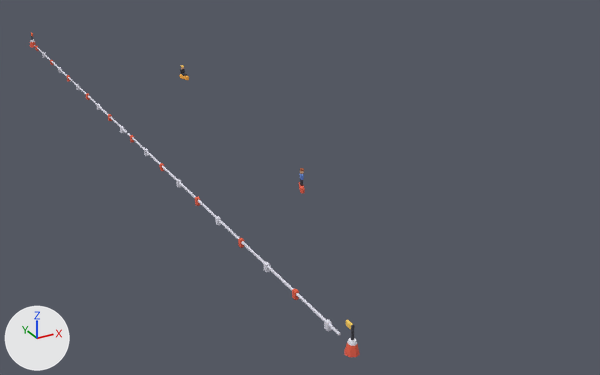
Before and after pictures for a commit that changed the glTF model public/assets/toycar/set-buoy-line.glb.
Rendered twice from a 50 mm lens placed at (-8.1, -27.4, 10.3), pointed at (5.5, -2.8, -2.0). Lighting does not change. The marker at lower left points along +X, +Y and +Z. The first picture is the older version. Where no turn or scale is listed for an object, it has been applied to the vertices.

Script lines for the objects in view, before the commit:
```python
me_anim_bob_h_0_14_p_3_4_sit = bpy.data.meshes.new('anim_bob:h=0.14:p=3.4#sit')
me_anim_bob_h_0_14_p_3_4_sit.from_pydata(...)  # 144 vertices, 264 faces; spans x -0.128..0.14, y -0.298..0.25, z -0.14..0.43
me_anim_bob_h_0_14_p_3_4_sit.materials.append(mat_colormap)  # picture img_colormap_png
me_anim_bob_h_0_1_p_3_1_f1 = bpy.data.meshes.new('anim_bob:h=0.1:p=3.1#f1')
me_anim_bob_h_0_1_p_3_1_f1.from_pydata(...)  # 264 vertices, 484 faces; spans x -0.06..0.06, y -7.2..7.2, z -0.14..0.1
me_anim_bob_h_0_1_p_3_1_f1.materials.append(mat_colormap)  # picture img_colormap_png
me_anim_sway_a_z_d_14_p_2_2_bob_h_0_2_p_2_2_ride = bpy.data.meshes.new('anim_sway:a=z:d=14:p=2.2+bob:h=0.2:p=2.2#ride')
me_anim_sway_a_z_d_14_p_2_2_bob_h_0_2_p_2_2_ride.from_pydata(...)  # 144 vertices, 264 faces; spans x -0.155..0.147, y -0.296..0.245, z -0.14..0.56
me_anim_sway_a_z_d_14_p_2_2_bob_h_0_2_p_2_2_ride.materials.append(mat_colormap)  # picture img_colormap_png
ob_anim_bob_h_0_14_p_3_4_sit = bpy.data.objects.new('anim_bob:h=0.14:p=3.4#sit', me_anim_bob_h_0_14_p_3_4_sit)
ob_anim_bob_h_0_14_p_3_4_sit.location = (4.5, 6.0, 0.14)
ob_anim_bob_h_0_1_p_3_1_f1 = bpy.data.objects.new('anim_bob:h=0.1:p=3.1#f1', me_anim_bob_h_0_1_p_3_1_f1)
ob_anim_bob_h_0_1_p_3_1_f1.location = (0.0, -7.3, 0.14)
ob_anim_sway_a_z_d_14_p_2_2_bob_h_0_2_p_2_2_ride = bpy.data.objects.new('anim_sway:a=z:d=14:p=2.2+bob:h=0.2:p=2.2#ride', me_anim_sway_a_z_d_14_p_2_2_bob_h_0_2_p_2_2_ride)
ob_anim_sway_a_z_d_14_p_2_2_bob_h_0_2_p_2_2_ride.location = (3.2, -7.0, 0.14)
```
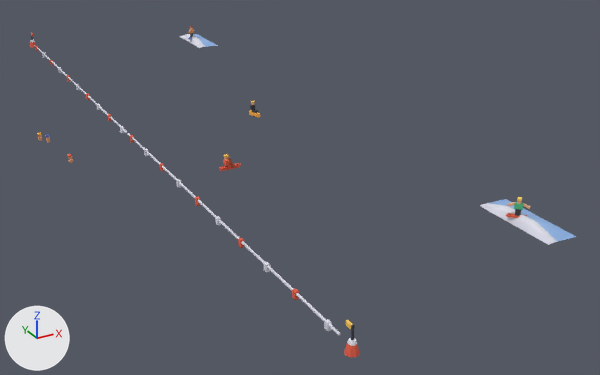
Pixel boxes (x1, y1, x2, y2) of what changed, in the pictures (600 x 375 px):
'anim_path:c=surf1:p=14:o=0.5:f=2#surf1', added: after (480, 197, 576, 245)
'anim_path:c=surf0:p=14:o=0.0:f=2#surf0', added: after (179, 26, 218, 48)
'anim_bob:h=0.14:p=3.4#sit', moved: before (179, 65, 189, 80); after (249, 101, 260, 118)
'anim_path:c=patrol:p=40:f=1+bob:h=0.03:p=1.7#rescue', added: after (219, 154, 241, 171)
'anim_sway:a=z:d=14:p=2.2+bob:h=0.2:p=2.2#ride', deleted: before (299, 168, 305, 194)
'anim_bob:h=0.05:p=2.9#swim0', added: after (37, 132, 50, 143)
'anim_bob:h=0.06:p=3.3#swim1', added: after (67, 154, 73, 163)

Diff of the bpy script that builds the scene:
```diff
--- a/public/assets/toycar/set-buoy-line.glb.py
+++ b/public/assets/toycar/set-buoy-line.glb.py
@@ ob_anim_bob_h_0_14_p_3_4_sit @@
 ob_anim_bob_h_0_14_p_3_4_sit = bpy.data.objects.new('anim_bob:h=0.14:p=3.4#sit', me_anim_bob_h_0_14_p_3_4_sit)
-ob_anim_bob_h_0_14_p_3_4_sit.location = (4.5, 6.0, 0.14)
+ob_anim_bob_h_0_14_p_3_4_sit.location = (5.0, 0.0, 0.14)
@@ ob_anim_sway_a_z_d_14_p_2_2_bob_h_0_2_p_2_2_ride @@
-ob_anim_sway_a_z_d_14_p_2_2_bob_h_0_2_p_2_2_ride = bpy.data.objects.new('anim_sway:a=z:d=14:p=2.2+bob:h=0.2:p=2.2#ride', me_anim_sway_a_z_d_14_p_2_2_bob_h_0_2_p_2_2_ride)
@@ ob_anim_path_c_surf1_p_14_o_0_5_f_2_surf1 @@
+ob_anim_path_c_surf1_p_14_o_0_5_f_2_surf1 = bpy.data.objects.new('anim_path:c=surf1:p=14:o=0.5:f=2#surf1', me_anim_path_c_surf1_p_14_o_0_5_f_2_surf1)  # 88 vertices, 126 faces; spans x -0.34..0.75, y -1.4..1.4, z 0.04..0.82; in mat_colormap (picture img_colormap_png)
+ob_anim_path_c_surf1_p_14_o_0_5_f_2_surf1.location = (7.4, -12.0, 0.0)
@@ ob_anim_path_c_surf0_p_14_o_0_0_f_2_surf0 @@
+ob_anim_path_c_surf0_p_14_o_0_0_f_2_surf0 = bpy.data.objects.new('anim_path:c=surf0:p=14:o=0.0:f=2#surf0', me_anim_path_c_surf0_p_14_o_0_0_f_2_surf0)  # 88 vertices, 126 faces; spans x -0.34..0.75, y -1.4..1.4, z 0.04..0.82; in mat_colormap (picture img_colormap_png)
+ob_anim_path_c_surf0_p_14_o_0_0_f_2_surf0.location = (7.4, 12.0, 0.0)
@@ ob_anim_path_c_patrol_p_40_f_1_bob_h_0_03_p_1_7_rescue @@
+ob_anim_path_c_patrol_p_40_f_1_bob_h_0_03_p_1_7_rescue = bpy.data.objects.new('anim_path:c=patrol:p=40:f=1+bob:h=0.03:p=1.7#rescue', me_anim_path_c_patrol_p_40_f_1_bob_h_0_03_p_1_7_rescue)  # 56 vertices, 84 faces; spans x -0.31..0.429, y -0.176..0.1, z 0.0..0.48; in mat_colormap (picture img_colormap_png)
+ob_anim_path_c_patrol_p_40_f_1_bob_h_0_03_p_1_7_rescue.location = (1.9, -4.5, 0.06)
@@ ob_anim_bob_h_0_06_p_3_3_swim1 @@
+ob_anim_bob_h_0_06_p_3_3_swim1 = bpy.data.objects.new('anim_bob:h=0.06:p=3.3#swim1', me_anim_bob_h_0_06_p_3_3_swim1)  # a box spanning x -0.05..0.05, y -0.1..0.1, z 0.04..0.14; a box spanning x -0.055..0.055, y -0.055..0.055, z 0.135..0.245; a box spanning x -0.07..0.05, y -0.06..0.06, z 0.225..0.285; in mat_colormap (picture img_colormap_png)
+ob_anim_bob_h_0_06_p_3_3_swim1.location = (-2.4, -1.4, 0.0)
@@ ob_anim_bob_h_0_05_p_2_9_swim0 @@
+ob_anim_bob_h_0_05_p_2_9_swim0 = bpy.data.objects.new('anim_bob:h=0.05:p=2.9#swim0', me_anim_bob_h_0_05_p_2_9_swim0)  # a box spanning x -0.05..0.05, y -0.1..0.1, z 0.04..0.14; a box spanning x -0.055..0.055, y -0.055..0.055, z 0.135..0.245; a box spanning x -0.07..0.05, y -0.06..0.06, z 0.225..0.285; a box spanning x 0.15..0.25, y -0.45..-0.25, z 0.04..0.14; a box spanning x 0.145..0.255, y -0.405..-0.295, z 0.135..0.245; a box spanning x 0.13..0.25, y -0.41..-0.29, z 0.225..0.285; in mat_colormap (picture img_colormap_png)
+ob_anim_bob_h_0_05_p_2_9_swim0.location = (-2.8, 1.2, 0.0)
```
